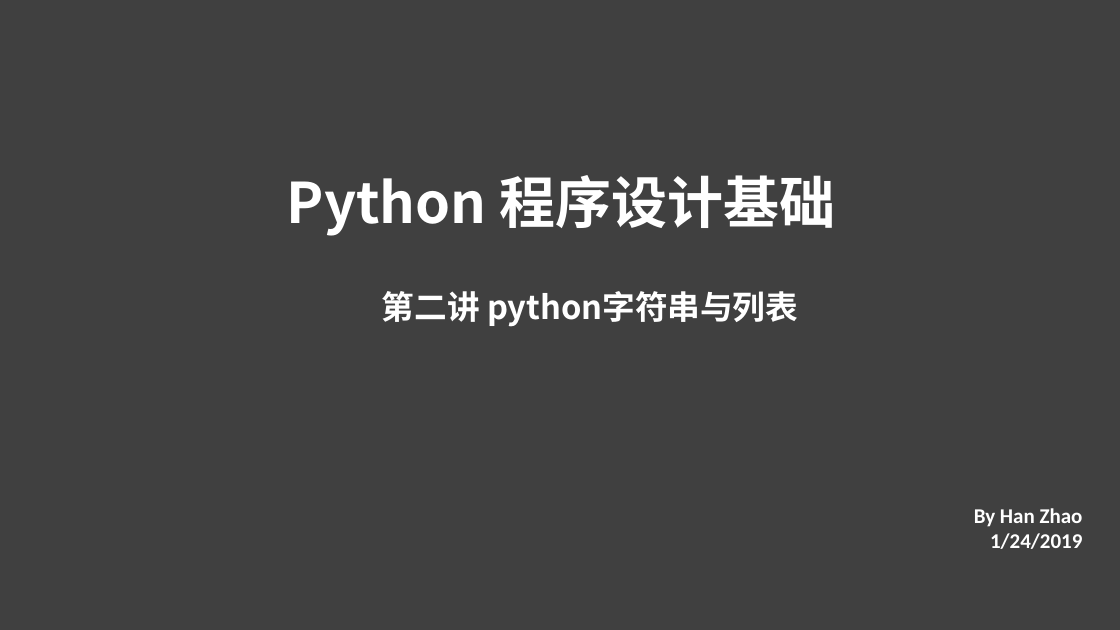
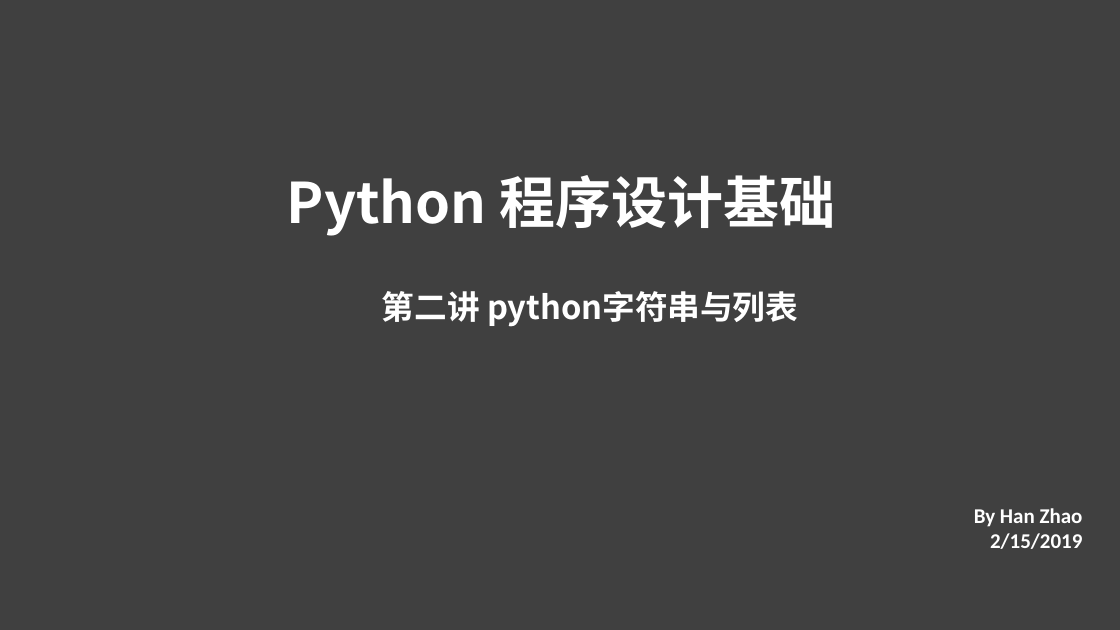
Before and after one commit to youngcubingprogramer/qiyuPython, a slide deck: slide 1 of class2/第二课 .pptx. Drawn at 1120x630 pixels with LibreOffice and Linux fonts; fonts in the diff are those of the drawing. Boxes give left, top, right and bottom in pixels: in the first picture for what was removed or moved away, otherwise in the second. Text is boxed around its words. In the diff, an @@ line names an element or a change of style, - is before the commit and + after.

```diff
--- a/class2/第二课 .pptx
+++ b/class2/第二课 .pptx
@@ text at <box>990,533,1082,549</box>: text changed @@
-1/24/2019
+2/15/2019
```
Also in this commit, not shown: 5 slides added.
